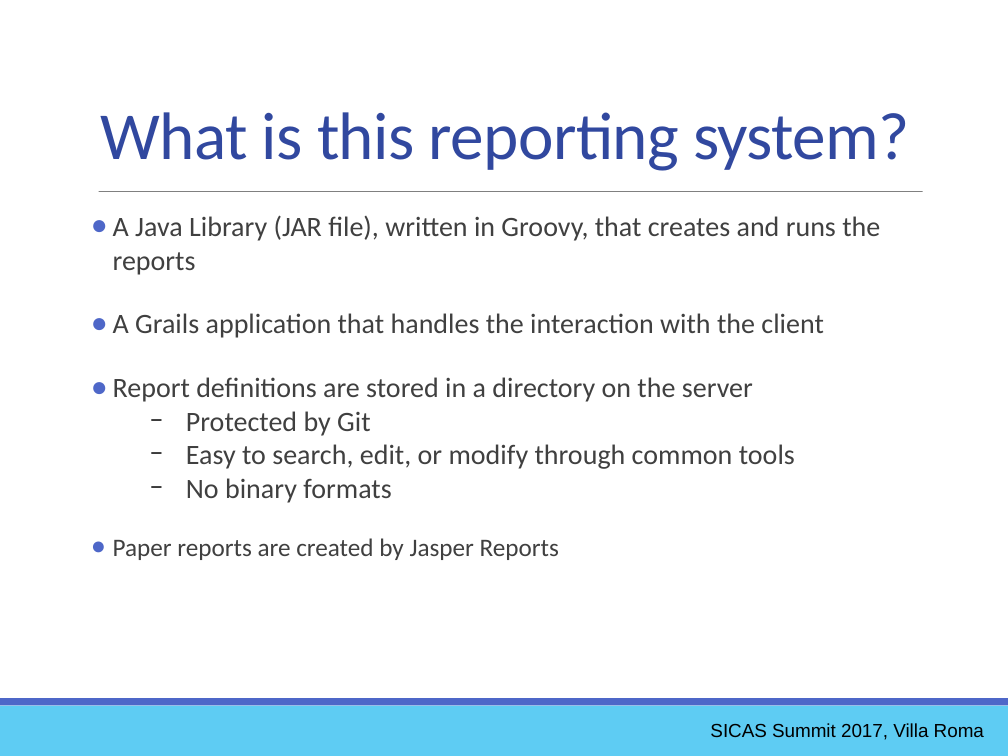
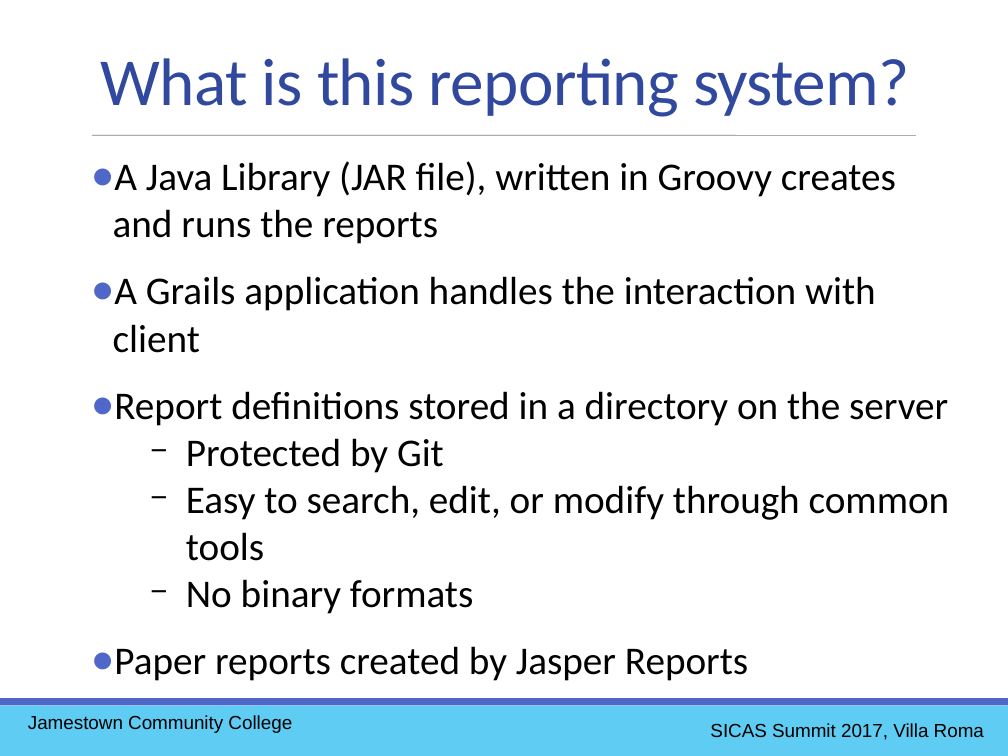
Before and after one commit to ewcole/simple_report, a slide deck: slide 14 of docs/SICAS_2017/Cole_Drop-In Reporting with Groovy.pptx (slide 13 before the commit). Drawn at 1008x756 pixels with LibreOffice and Linux fonts; fonts in the diff are those of the drawing. Boxes give left, top, right and bottom in pixels: in the first picture for what was removed or moved away, otherwise in the second. Text is boxed around its words. In the diff, an @@ line names an element or a change of style, - is before the commit and + after.

```diff
--- a/docs/SICAS_2017/Cole_Drop-In Reporting with Groovy.pptx
+++ b/docs/SICAS_2017/Cole_Drop-In Reporting with Groovy.pptx
@@ text "What is this reporting system?": place and size @@
-text "What is this reporting system?" at [101, 112, 910, 171]
+text "What is this reporting system?" at [101, 58, 910, 117]
@@ text "A Java Library (JAR file), ...": place and size @@
-text "A Java Library (JAR file), ..." at [113, 215, 880, 560]
+text "A Java Library (JAR file), ..." at [113, 161, 950, 681]
@@ line moved from (99, 192) - (922, 192) to (92, 135) - (916, 135) @@
@@ text at [113, 161, 948, 426]: text changed; size 20 to 28 pt; text colour #404040 to #000000 @@
-● A Java Library (JAR file), written in Groovy, that creates and runs the reports
-● A Grails application that handles the interaction with the client
-● Report definitions are stored in a directory on the server
+● A Java Library (JAR file), written in Groovy creates and runs the reports
+● A Grails application handles the interaction with client
+● Report definitions stored in a directory on the server
@@ text at [186, 438, 950, 614]: size 20 to 28 pt, text colour #404040 to #000000 in "Protected by Git", "Easy to search, edit, or modify through ...", "No binary formats" @@
@@ text at [114, 646, 748, 681]: text changed; size 18 to 28 pt; text colour #404040 to #000000 @@
-● Paper reports are created by Jasper Reports
+● Paper reports created by Jasper Reports
@@ text added at [28, 715, 292, 733], 13.5 pt, text #000000 @@
+Jamestown Community College
```
Also in this commit, not shown: 46 other slides changed, 8 slides added.
